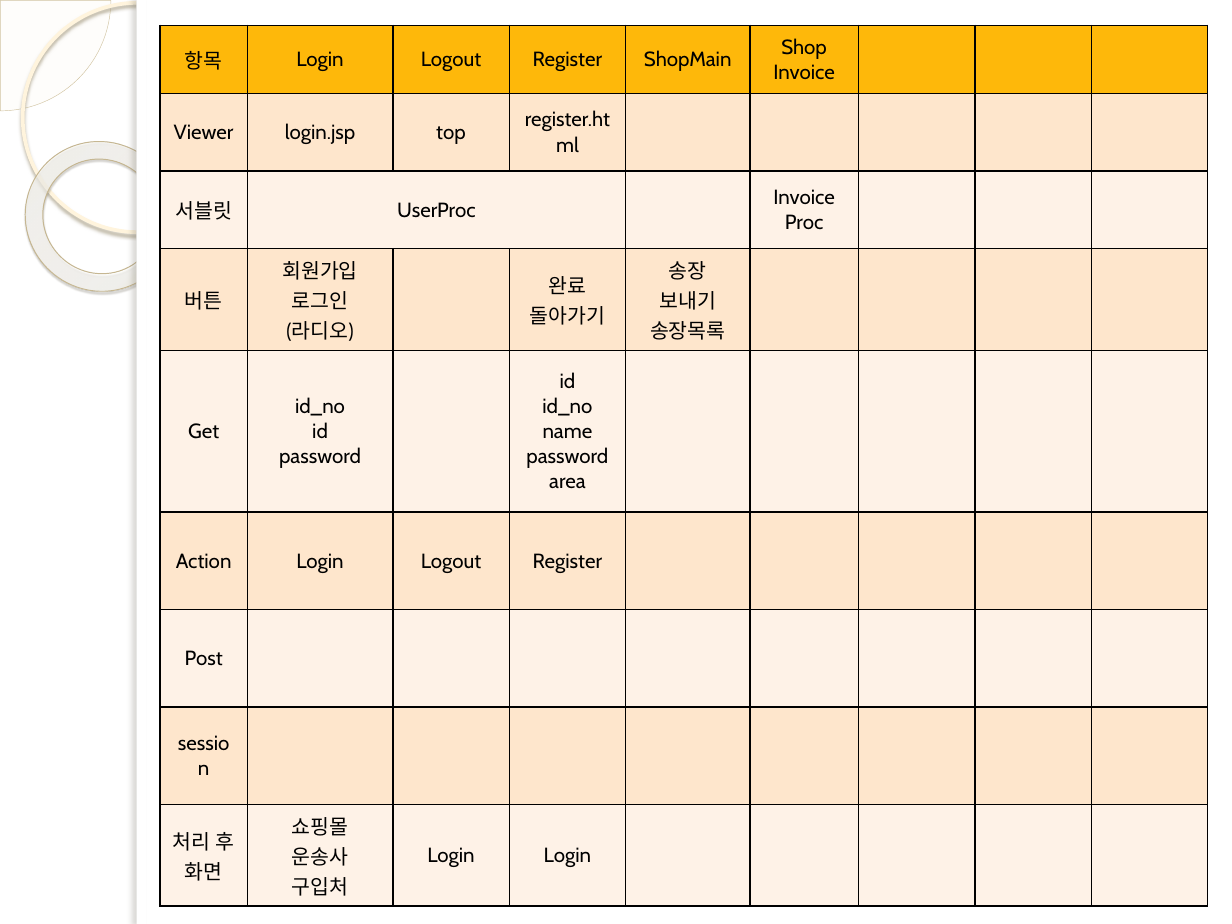
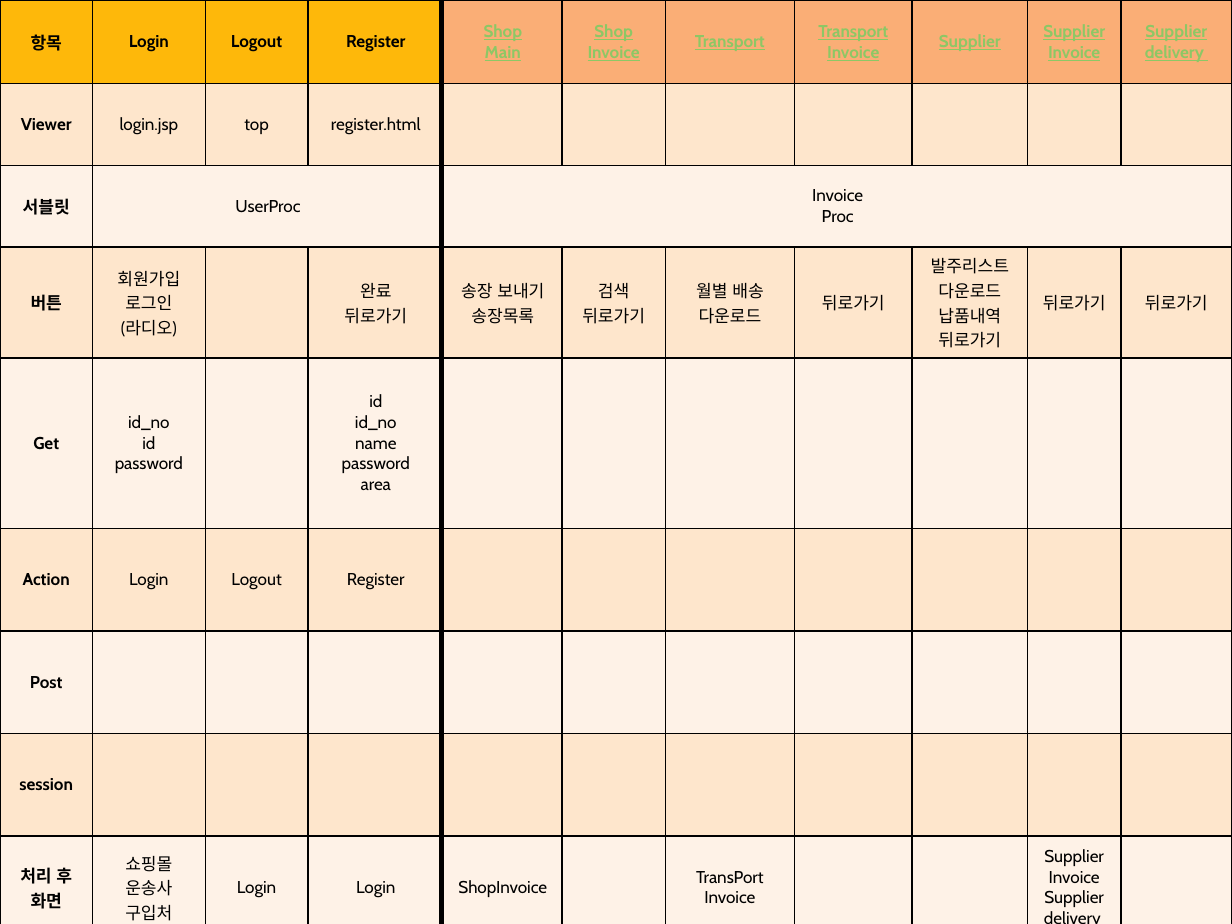
Before and after one commit to lx9203/fulfillmentBlue, a slide deck: slide 2 of 프레젠테이션1.pptx. Drawn at 1232x924 pixels with LibreOffice and Linux fonts; fonts in the diff are those of the drawing; background and template pictures are left out. Boxes give left, top, right and bottom in pixels: in the first picture for what was removed or moved away, otherwise in the second. Text is boxed around its words. In the diff, an @@ line names an element or a change of style, - is before the commit and + after.

Commit message:
PPT

```diff
--- a/프레젠테이션1.pptx
+++ b/프레젠테이션1.pptx
@@ table at (x1=0, y1=0, x2=1232, y2=924) @@
-column 4: Register | register.html |  | 완료 / 돌아가기 | id / id_no / name / password / area | Register |  |  | Login
-column 5: ShopMain |  |  | 송장 보내기 / 송장목록 |  |  |  |  | 
-column 6: Shop / Invoice |  | Invoice / Proc |  |  |  |  |  | 
-column 7:  |  |  |  |  |  |  |  | 
-column 8:  |  |  |  |  |  |  |  | 
-column 9:  |  |  |  |  |  |  |  | 
+column 4: Register | register.html |  | 완료 / 뒤로가기 | id / id_no / name / password / area | Register |  |  | Login
+column 5: Shop / Main |  | Invoice / Proc | 송장 보내기 / 송장목록 |  |  |  |  | ShopInvoice
+column 6: Shop / Invoice |  |  | 검색 / 뒤로가기 |  |  |  |  | 
+column 7: Transport |  |  | 월별 배송 / 다운로드 |  |  |  |  | TransPort / Invoice
+column 8: Transport / Invoice |  |  | 뒤로가기 |  |  |  |  | 
+column 9: Supplier |  |  | 발주리스트 / 다운로드 / 납품내역 / 뒤로가기 |  |  |  |  | 
+column 10: Supplier / Invoice |  |  | 뒤로가기 |  |  |  |  | Supplier / Invoice / Supplier / delivery
+column 11: Supplier / delivery |  |  | 뒤로가기 |  |  |  |  | 
@@ table resized from (x1=160, y1=26, x2=1205, y2=900) to (x1=0, y1=0, x2=1232, y2=924) @@
@@ line added from (441, 0) to (441, 924), #000000 2.75 pt @@
```
Also in this commit, not shown: 9 other slides changed, 1 slide added, 2 slides removed.
